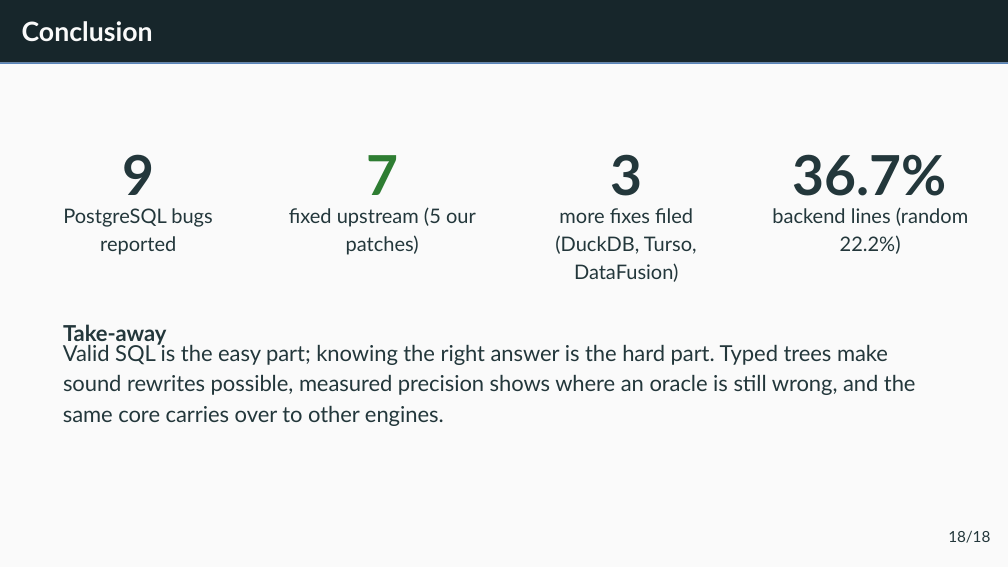
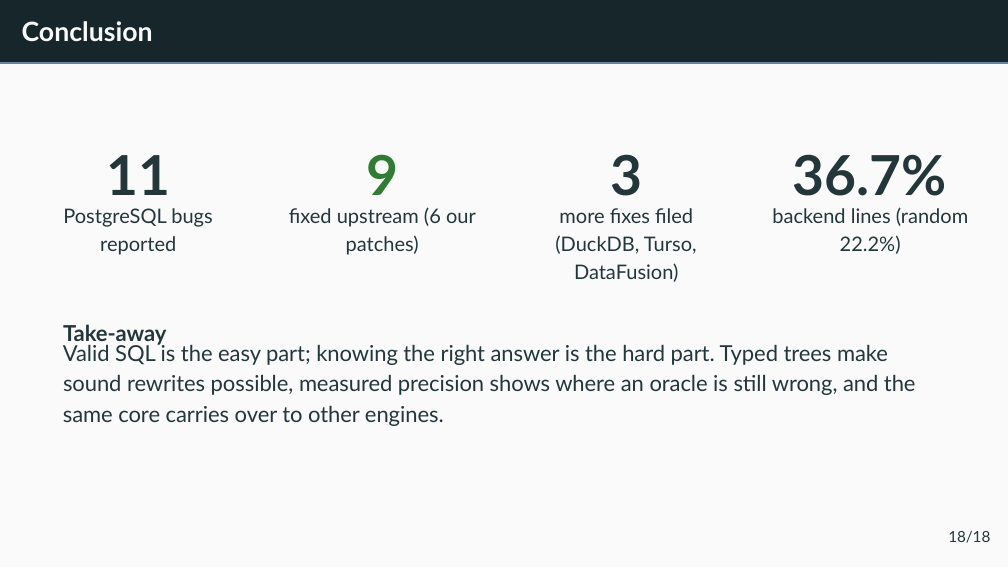
Before and after one commit to v28k/cs5187-term-project, a slide deck: slide 23 of completion/slides/final_presentation.pptx. Drawn at 1008x567 pixels with LibreOffice and Linux fonts; fonts in the diff are those of the drawing. Boxes give left, top, right and bottom in pixels: in the first picture for what was removed or moved away, otherwise in the second. Text is boxed around its words. In the diff, an @@ line names an element or a change of style, - is before the commit and + after.

Commit message:
BUG #19826 fixed upstream with our patch (ef1b7404), BUG #19828 fixed upstream (45ff0b4a): eleven reported, nine fixed; paper, slides, guide and package rebuilt

```diff
--- a/completion/slides/final_presentation.pptx
+++ b/completion/slides/final_presentation.pptx
@@ text "9": place and size @@
-text "9" at (122,154,154,195)
+text "9" at (366,154,398,195)
@@ text "9" at (366,154,398,195): text colour #23373B to #2E7D32 @@
@@ text added at (106,155,170,195), 24.8 pt, text #23373B, bold @@
+11
@@ text removed at (366,155,398,195) @@
-7
@@ text at (289,207,476,227): text changed @@
-ﬁxed upstream (5 our
+ﬁxed upstream (6 our
```
Also in this commit, not shown: 2 other slides changed, 32 other files.
